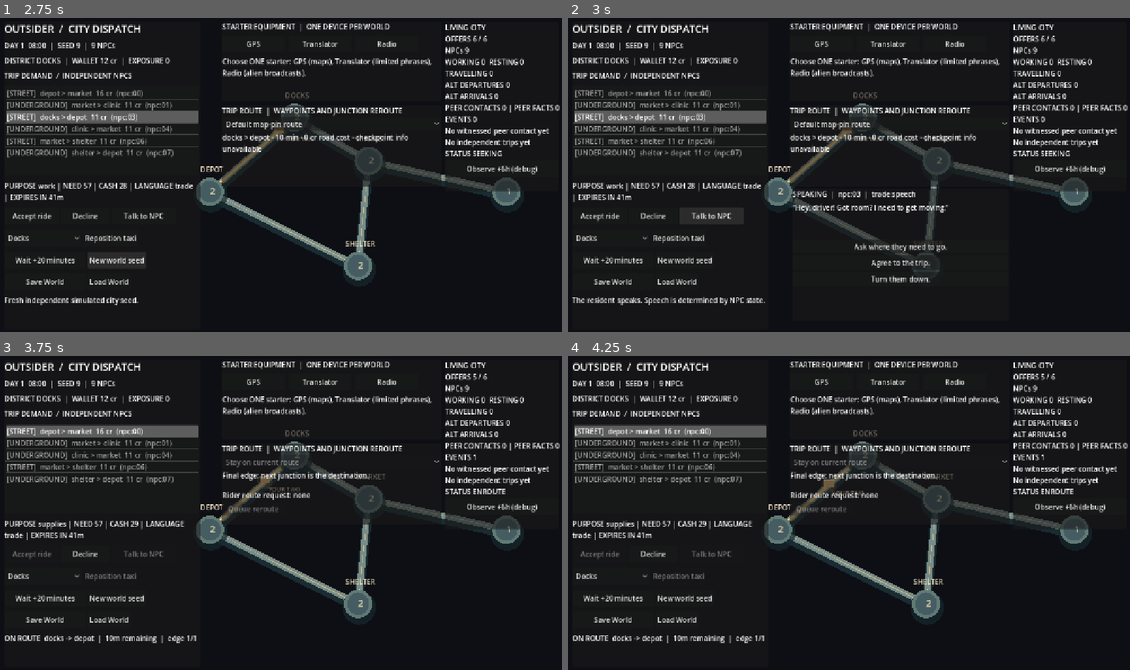
Above: before the commit, frames 1-4 (two rows, left to right).
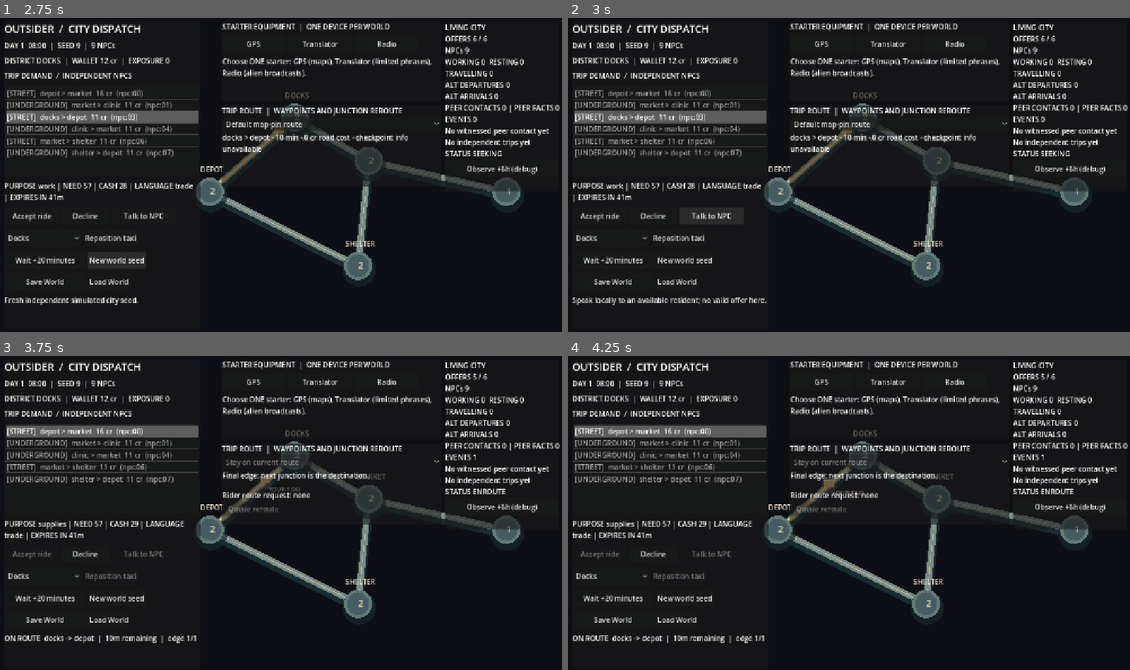
Above: after the commit, the same moments.

Repository: MohamedXIV/outsider-driver-2d
Game: Godot game, scene res://scenes/sandbox.tscn
Two runs of this game, one before a commit and one after it. Both use one fixed random seed, a clock stepped at 60 frames per second and the inputs below.
Inputs:
- Up to frame 1 (2.75 s): click "Decline" at 0.5 s; click "Load World" at 1.25 s; click "New world seed" at 2 s
- Up to frame 2 (3 s): click "Talk to NPC" at 2.75 s
- Up to frame 3 (3.75 s): click "Accept ride" at 3.5 s
- Up to frame 4 (4.25 s): no input

Frame 1 is identical in both runs. In frame 2, 2.5% of the frame differs, in the area x 0-68%, y 54-92%; in frame 3, less than 0.1%; in frame 4, less than 0.1%.

Commit message:
S3 P2: sourced encounter memories and recognized repeat-passenger Ink context

Diff:
--- a/scripts/sandbox/sandbox_conversation.gd
+++ b/scripts/sandbox/sandbox_conversation.gd
@@ -13,6 +13,7 @@
 var _outcome: String = ""
 var _understood: bool = false
 var _partial_route: bool = false
+var _recognizes_driver: bool = false
 
 
 func open(world: SandboxWorld, requested_offer: String, tree: SceneTree) -> bool:
@@ -29,6 +30,7 @@
 	var partial_route: bool = SandboxKnowledge.recognizes_route_marker(str(npc["language"]), world.knowledge)
 	var globals: Dictionary = {
 		"knows_local_route": partial_route,
+		"recognizes_driver": SandboxDriverMemory.recognizes(npc),
 		"understands_speaker": understood,
 		"urgent": int(npc["need"]) >= 70,
 		"temperament": str(npc["temperament"]),
@@ -42,6 +44,7 @@
 	offer_id = requested_offer
 	_understood = understood
 	_partial_route = partial_route
+	_recognizes_driver = SandboxDriverMemory.recognizes(npc)
 	_outcome = ""
 	_frame = _ink.advance()
 	return true
@@ -91,6 +94,10 @@
 	return _partial_route
 
 
+func recognizes_driver() -> bool:
+	return _recognizes_driver
+
+
 func is_finished() -> bool:
 	return not _outcome.is_empty()
 
--- /dev/null
+++ b/scripts/sandbox/sandbox_driver_memory.gd
@@ -0,0 +1,93 @@
+class_name SandboxDriverMemory
+extends RefCounted
+
+# A resident remembers witnessed *actions*, not the player's species/name
+# or legal status. Each bounded memory cites a real world event.
+const MAX_MEMORIES: int = 6
+const COMPLETED: String = "ride_completed"
+const REFUSED: String = "ride_refused"
+
+
+static func remember(npc: Dictionary, kind: String, offer_id: String,
+		source: String, minute: int) -> bool:
+	if not [COMPLETED, REFUSED].has(kind) or source.is_empty():
+		return false
+	var memories: Array = npc["driver_memories"]
+	for entry in memories:
+		if entry["source"] == source:
+			return false
+	memories.append({
+		"kind": kind, "offer_id": offer_id,
+		"source": source, "minute": minute,
+		"salience": 3 if kind == COMPLETED else 1
+	})
+	if memories.size() > MAX_MEMORIES:
+		memories.pop_front()
+	return true
+
+
+static func recognizes(npc: Dictionary) -> bool:
+	var refusal_count: int = 0
+	for entry in npc.get("driver_memories", []):
+		if entry["kind"] == COMPLETED:
+			return true
+		if entry["kind"] == REFUSED:
+			refusal_count += 1
+	return refusal_count >= 2
+
+
+static func significance(npc: Dictionary) -> String:
+	var served: int = 0
+	for entry in npc.get("driver_memories", []):
+		if entry["kind"] == COMPLETED:
+			served += 1
+	if served >= 2:
+		return "significant"
+	if recognizes(npc):
+		return "persistent"
+	return "ordinary"
+
+
+static func valid_history(npc: Dictionary, offers: Array, events: Array, minute: int) -> bool:
+	if not (npc.get("driver_memories") is Array) \
+			or not (npc.get("driver_identity_facts") is Dictionary):
+		return false
+	# Until an explicit identity-evidence system exists, no person learns
+	# 'human', real name or undocumented status from a fare/recognition alone.
+	if not npc["driver_identity_facts"].is_empty():
+		return false
+	var memories: Array = npc["driver_memories"]
+	if memories.size() > MAX_MEMORIES:
+		return false
+	var sources: Dictionary = {}
+	for entry in memories:
+		if not (entry is Dictionary) or not [COMPLETED, REFUSED].has(entry.get("kind", "")):
+			return false
+		var kind: String = str(entry["kind"])
+		var offer_id: String = str(entry.get("offer_id", ""))
+		var source: String = str(entry.get("source", ""))
+		var at_minute: int = int(entry.get("minute", -1))
+		if offer_id.is_empty() or source.is_empty() or sources.has(source) \
+				or at_minute < SandboxWorld.START_MINUTE or at_minute > minute \
+				or int(entry.get("salience", -1)) != (3 if kind == COMPLETED else 1):
+			return false
+		sources[source] = true
+		var owned: bool = false
+		for offer in offers:
+			if offer is Dictionary and offer.get("id") == offer_id \
+					and offer.get("npc_id") == npc["id"]:
+				owned = true
+				break
+		if not owned:
+			return false
+		var matched: bool = false
+		for event in events:
+			if event is Dictionary and event.get("id") == source \
+					and event.get("minute") == at_minute \
+					and event.get("subject") == offer_id \
+					and event.get("kind") == ("fare_settled" if kind == COMPLETED else "offer_declined"):
+				matched = true
+				break
+		if not matched:
+			return false
+	return true
--- a/scripts/sandbox/sandbox_population.gd
+++ b/scripts/sandbox/sandbox_population.gd
@@ -30,6 +30,8 @@
 			"need": 30 + posmod(seed * 3 + i * 17, 51),
 			"cash": 24 + posmod(seed * 5 + i * 13, 40),
 			"trust": 0,
+			"driver_memories": [],
+			"driver_identity_facts": {},
 			"cooldown_until": 0,
 			# Provisional social identity. Distinct species can share a language,
 			# and co-resident communities are not automatic faction clones.
--- a/scripts/sandbox/sandbox_save.gd
+++ b/scripts/sandbox/sandbox_save.gd
@@ -1,8 +1,8 @@
 class_name SandboxSave
 extends RefCounted
 
-const PATH: String = "user://outsider_driver_sandbox_v7.json"
-const VERSION: int = 7
+const PATH: String = "user://outsider_driver_sandbox_v8.json"
+const VERSION: int = 8
 
 
 static func save_world(world: SandboxWorld, file_path: String = PATH, dialogue: Dictionary = {}) -> bool:
--- a/scripts/sandbox/sandbox_world.gd
+++ b/scripts/sandbox/sandbox_world.gd
@@ -3,7 +3,7 @@
 
 # One authoritative world snapshot; services calculate/transform domain facts.
 # Presentation NEVER owns NPC locations, offer status or fare settlement.
-const SCHEMA_VERSION: int = 6
+const SCHEMA_VERSION: int = 7
 const STEP_MINUTES: int = 10
 const START_MINUTE: int = 480
 
@@ -182,6 +182,8 @@
 	var npc: Dictionary = resident(str(offer["npc_id"]))
 	npc["cooldown_until"] = minute + 30
 	_record("offer_declined", offer_id)
+	SandboxDriverMemory.remember(npc, SandboxDriverMemory.REFUSED,
+		offer_id, str(events.back()["id"]), minute)
 	return true
 
 
@@ -316,6 +318,8 @@
 		risk += 1
 	offer["status"] = "completed"
 	_record("fare_settled", str(offer["id"]), {"credits": fare, "npc_id": npc["id"], "to": player_district})
+	SandboxDriverMemory.remember(npc, SandboxDriverMemory.COMPLETED,
+		str(offer["id"]), str(events.back()["id"]), minute)
 	active_offer_id = ""
 	route_nodes.clear()
 	route_segment = 0
@@ -378,6 +382,9 @@
 			return false
 		resident_ids[npc_id] = true
 		if not ["available", "resting", "working", "travelling"].has(npc.get("activity")):
+			return false
+		if not SandboxDriverMemory.valid_history(npc, value["offers"], value["events"],
+				int(value["minute"])):
 			return false
 		if not ["kind:a", "kind:b", "kind:c", "kind:d"].has(npc.get("species")) \
 				or not ["harbor", "exchange", "newcomer"].has(npc.get("community")) \
Not shown, changed: stories/sandbox_dialogue.ink
